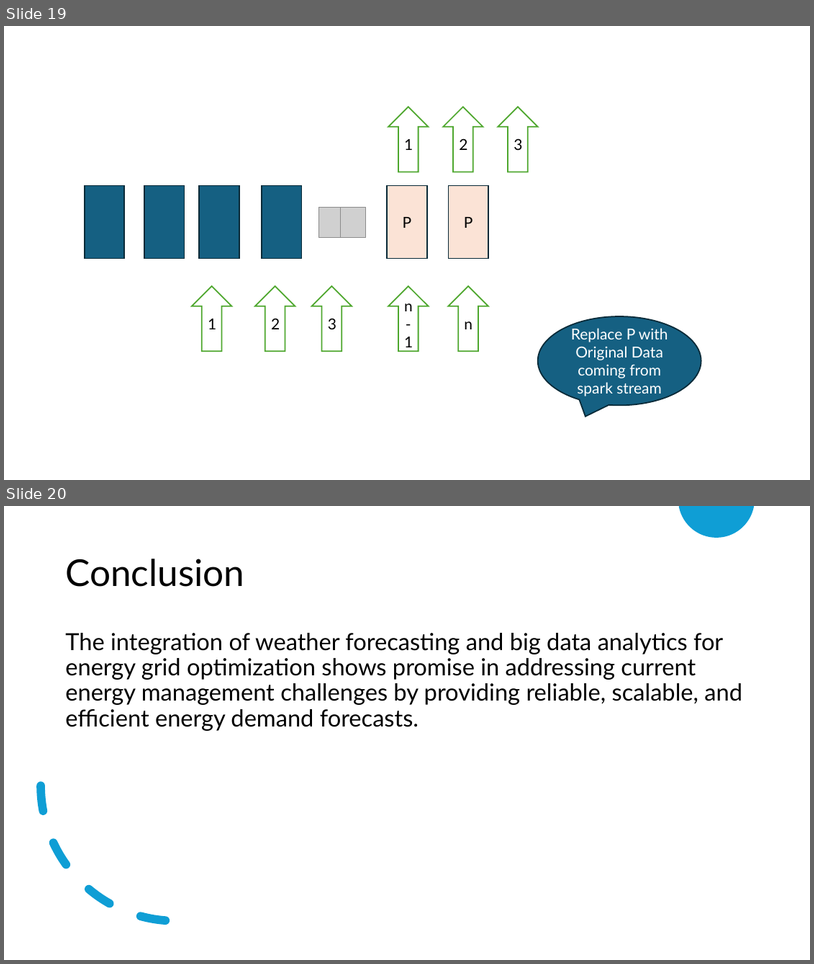
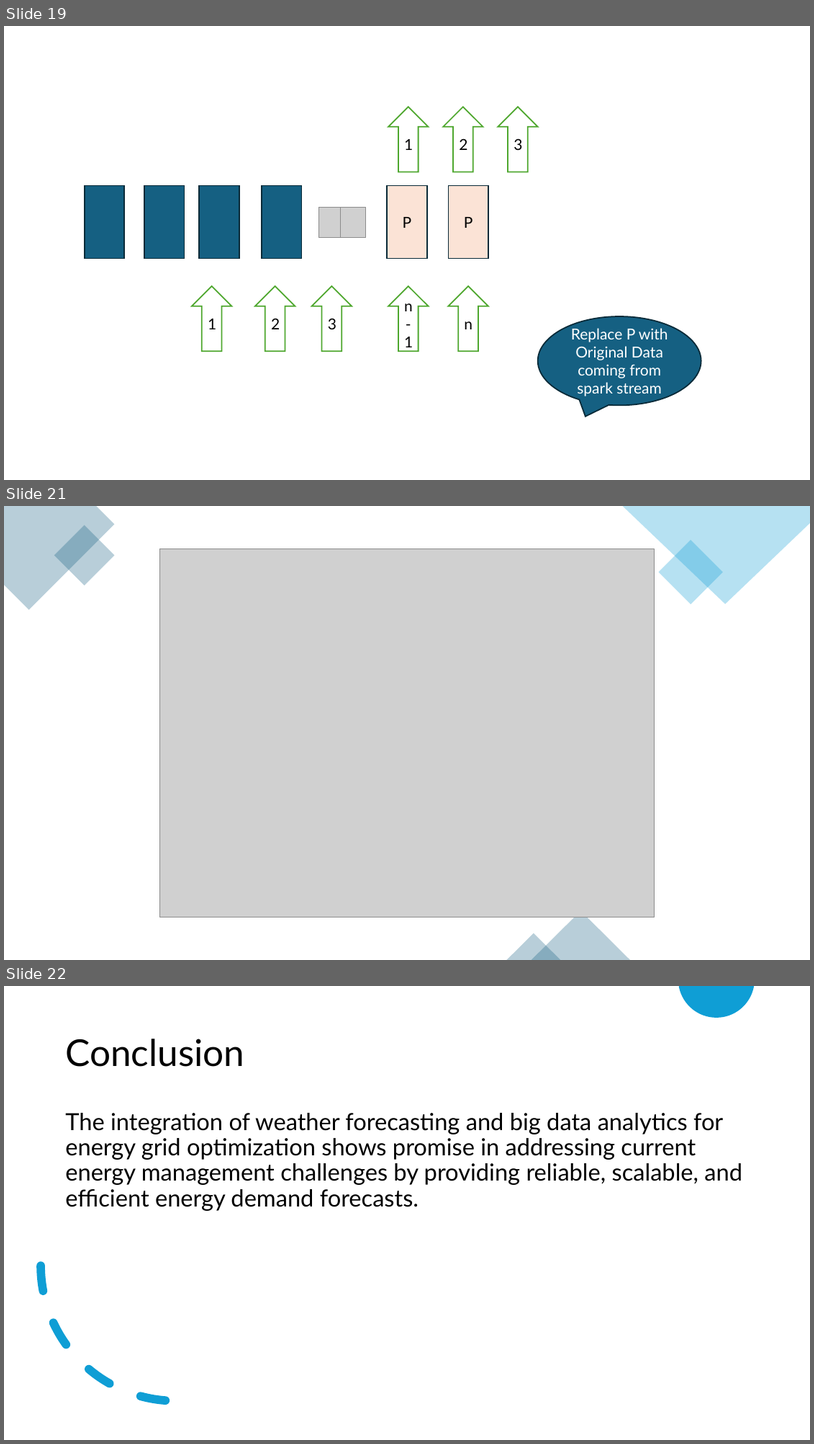
Before and after one commit to cksinghnet/Weather-Based-Grid-Optimization, a slide deck: DataEnggFinalProjectPPT.pptx. Shown one above the other, each under a label of ours: slides 19 and 20 before the commit, slides 19, 21 and 22 after it; the slides between them are not shown. The pictures are 814x964 and 814x1444 pixels, drawn with LibreOffice and Linux fonts; fonts in the diff are those of the drawing; grey boxes stand for pictures. Boxes give left, top, right and bottom in pixels: in the first picture for what was removed or moved away, otherwise in the second. Text is boxed around its words. In the diff, an @@ line names an element or a change of style, - is before the commit and + after.

```diff
--- a/DataEnggFinalProjectPPT.pptx
+++ b/DataEnggFinalProjectPPT.pptx
@@ slide 21 added at (4, 506, 810, 960), background #FFFFFF @@
@@ freeform shape added at (4, 506, 115, 610), fill #156082 at 30% opacity @@
@@ rectangle added at (54, 525, 115, 586), fill #156082 at 30% opacity @@
@@ freeform shape added at (623, 506, 810, 604), fill #0F9ED5 at 30% opacity @@
@@ picture added at (160, 548, 655, 917) @@
@@ rectangle added at (658, 540, 723, 605), fill #0F9ED5 at 30% opacity @@
@@ triangle added at (532, 911, 630, 960), fill #156082 at 30% opacity @@
@@ triangle added at (507, 933, 561, 960), fill #156082 at 30% opacity @@
@@ what was slide 20 is now slide 22 @@
```
Also in this commit, not shown: 1 other slide added, 1 other file.
